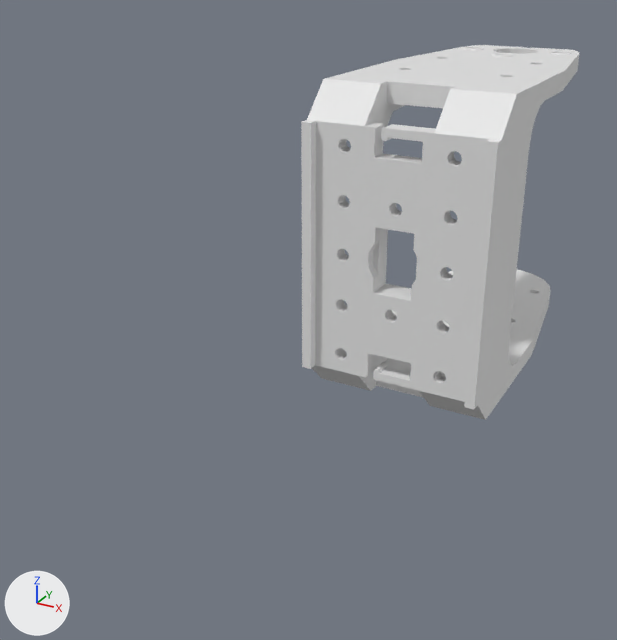
Renders of the COLLADA model rover_arm_desc_pkg/meshes/link3.dae from each side of a commit.
Camera for both pictures: a 50 mm camera at (0.0446, -0.1586, 0.0415) aimed at (-0.0111, -0.0572, -0.0092). The axes (+X, +Y, +Z) are drawn at lower left. The lights are the same throughout. Mesh edges are drawn as thin lines on the coarser meshes. Where no turn or scale is listed for an object, it has been applied to the vertices.

Objects in the first picture: 'F4'.
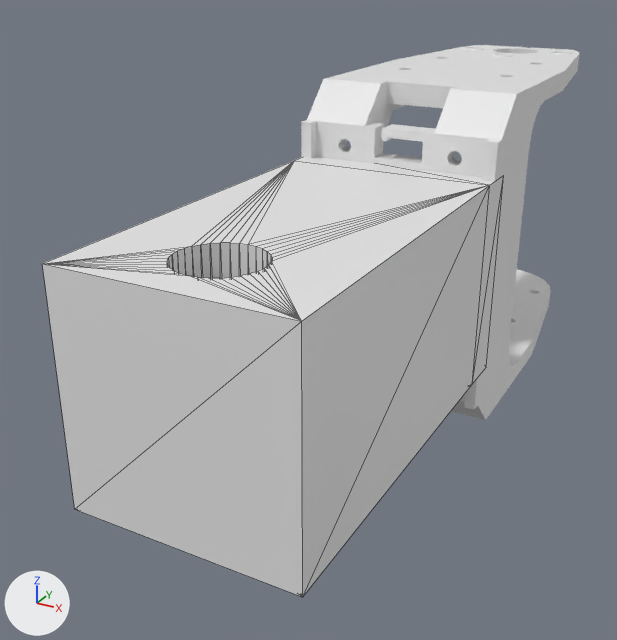
Pixel boxes [x1, y1, x2, y2] of what changed, in the pictures (617 x 640 px):
'Cube', added
    after: [42, 157, 504, 597]

The change, as a diff of the scene's bpy script:
```diff
--- a/rover_arm_desc_pkg/meshes/link3.dae.py
+++ b/rover_arm_desc_pkg/meshes/link3.dae.py
@@ me_cube @@
+me_cube.from_pydata(...)  # 76 vertices, 152 faces; spans x -0.014..0.014, y -0.024..0.03, z -0.014..0.014
@@ ob_cube @@
+ob_cube = bpy.data.objects.new('Cube', me_cube)
+ob_cube.location = (0.0, -0.08, 0.0)
```
